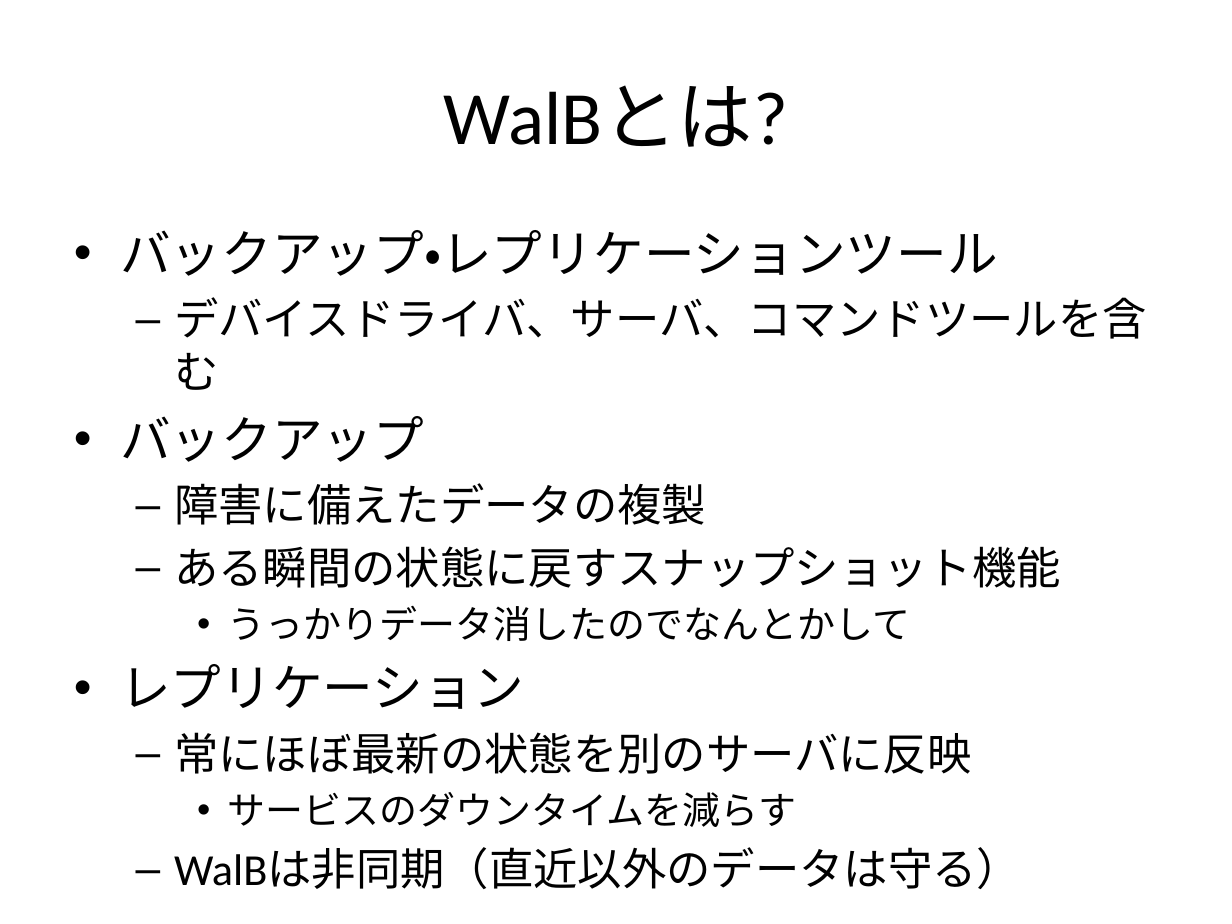
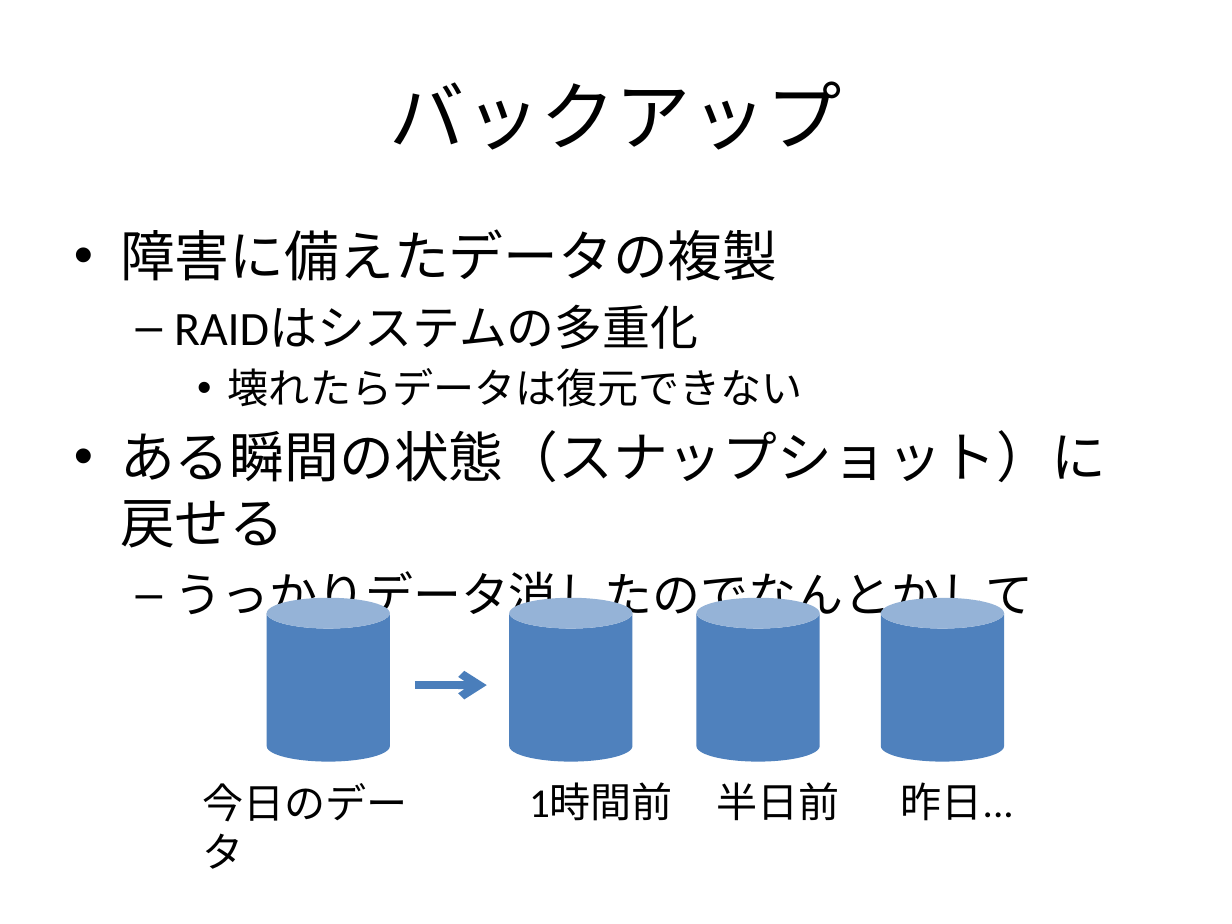
Before and after one commit to walb-linux/walb-tools, a slide deck: slide 3 of doc/walb-is-hard.pptx (slide 2 before the commit). Drawn at 1232x924 pixels with LibreOffice and Linux fonts; fonts in the diff are those of the drawing. Boxes give left, top, right and bottom in pixels: in the first picture for what was removed or moved away, otherwise in the second. Text is boxed around its words. In the diff, an @@ line names an element or a change of style, - is before the commit and + after.

Commit message:
update pptx

```diff
--- a/doc/walb-is-hard.pptx
+++ b/doc/walb-is-hard.pptx
@@ title at [390, 81, 842, 150]: text changed @@
-WalBとは?
+バックアップ
@@ text at [120, 230, 1147, 462]: paragraphs removed @@
-• バックアップ・レプリケーションツール
-  – デバイスドライバ、サーバ、コマンドツールを含む
-• バックアップ
@@ text at [120, 229, 1034, 623]: size 25.9 to 32 pt in "障害に備えたデータの複製"; size 22.2 to 28 pt in "うっかりデータ消したのでなんとかして"; bullet – to •; list level 2 to 1 in "障害に備えたデータの複製"; bullet • to –; list level 3 to 2 in "うっかりデータ消したのでなんとかして" @@
@@ text at [120, 304, 1106, 548]: text changed; size 25.9 to 32 pt @@
-  – ある瞬間の状態に戻すスナップショット機能
+  – RAIDはシステムの多重化
+    • 壊れたらデータは復元できない
+• ある瞬間の状態（スナップショット）に戻せる
@@ cylinder added at [267, 598, 391, 761], fill #4F81BD @@
@@ cylinder added at [509, 598, 632, 761], fill #4F81BD @@
@@ cylinder added at [696, 598, 819, 761], fill #4F81BD @@
@@ cylinder added at [881, 598, 1004, 761], fill #4F81BD @@
@@ text at [120, 664, 972, 827]: paragraphs removed @@
-• レプリケーション
-  – 常にほぼ最新の状態を別のサーバに反映
-    • サービスのダウンタイムを減らす
-  – WalBは非同期（直近以外のデータは守る）
@@ arrow added from (415, 685) to (487, 685), #4B7EBC 4.75 pt @@
@@ text added at [202, 783, 407, 869], 24 pt, text #000000 @@
+今日のデータ
@@ text added at [529, 784, 673, 821], 24 pt, text #000000 @@
+1時間前
@@ text added at [716, 782, 839, 821], 24 pt, text #000000 @@
+半日前
@@ text added at [901, 782, 1014, 821], 24 pt, text #000000 @@
+昨日...
```
Also in this commit, not shown: 13 other slides changed, 5 slides added, 1 slide removed.
